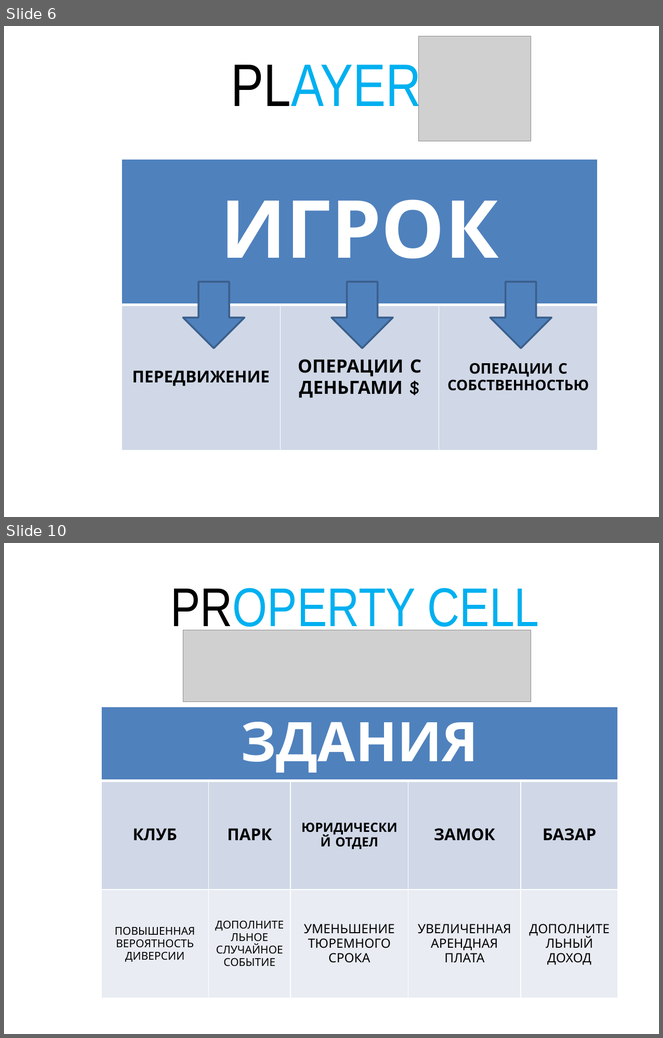
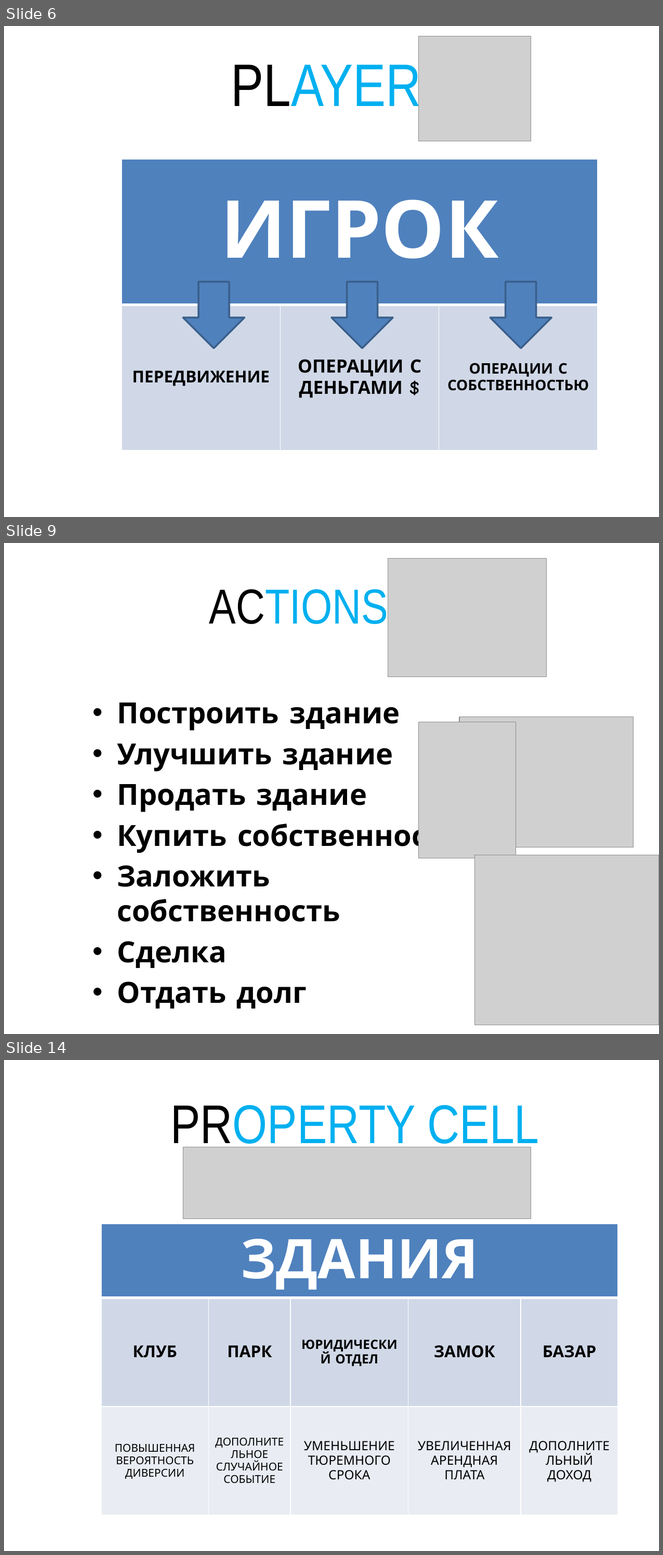
Before and after one commit to rlbozhko/nc-monopoly-ta-2014, a slide deck: docs/Презентация Черновик.pptm. Shown one above the other, each under a label of ours: slides 6 and 10 before the commit, slides 6, 9 and 14 after it; the slides between them are not shown. The pictures are 663x1038 and 663x1555 pixels, drawn with LibreOffice and Linux fonts; fonts in the diff are those of the drawing; grey boxes stand for pictures; background and template pictures are left out. Boxes give left, top, right and bottom in pixels: in the first picture for what was removed or moved away, otherwise in the second. Text is boxed around its words. In the diff, an @@ line names an element or a change of style, - is before the commit and + after.

```diff
--- a/docs/Презентация Черновик.pptm
+++ b/docs/Презентация Черновик.pptm
@@ slide 9 added at (4, 543, 659, 1034), background picture (left out) @@
@@ picture added at (388, 558, 546, 677) @@
@@ title added at (209, 584, 388, 633), 54 pt, text #00B0F0 @@
+ACTIONS
@@ text added at (117, 703, 461, 1009), 32 pt, text #000000, bold @@
+• Построить здание
+• Улучшить здание
+• Продать здание
+• Купить собственность
+• Заложить собственность
+• Сделка
+• Отдать долг
@@ picture added at (419, 722, 516, 858) @@
@@ picture added at (460, 717, 634, 848) @@
@@ picture added at (475, 856, 659, 1026) @@
@@ what was slide 10 is now slide 14 @@
```
Also in this commit, not shown: 5 slides changed, 3 other slides added.
